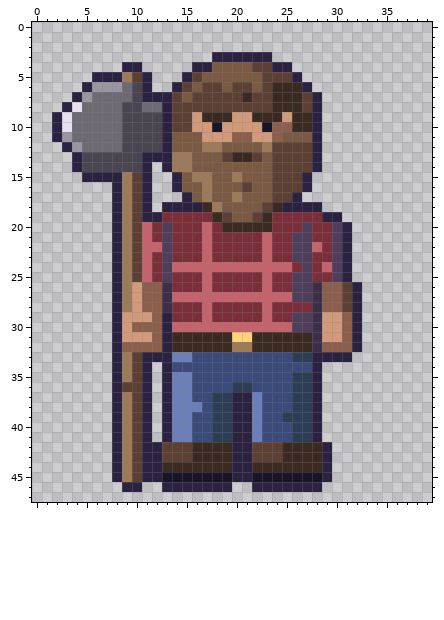
Pixel-art file: Assets/_Project/Art/Characters/Ilhan/Bewohner_Ilhan_Holzfaeller.aseprite. The picture above was drawn from the file before the commit.
40x48 pixels, 1 frame. Colours within 5 levels of each other are drawn and written as one.
Now the later version:
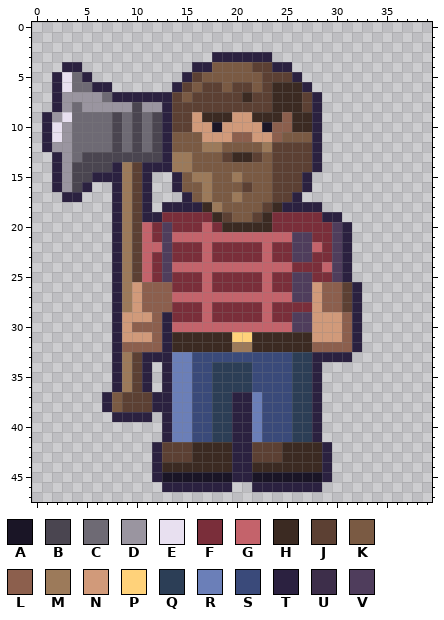
Palette (. is transparent): A #1a1526  B #4a4550  C #6e6a74  D #9a95a0  E #e8e0f0  F #7a2e3a  G #c4636b  H #3b2a22  J #5c4033  K #7a5a43  L #8c5f4d  M #9c7a5a  N #d19a7a  P #ffd27a  Q #2c3e56  R #6b7fb8  S #3a4a7a  T #2b2140  U #3d2e4a  V #4f3d5c
Difference:
@@ x 0..39 @@
  3 ..................TTTTTT................
- 4 .........TT.....TTKKKKJJTT..............
- 5 ......TTTMJT...TJKKKKKKJJJT.............
- 6 .....TDDDCBT..TJKJJKJJKJHHHT............
- 7 ....TDCCCCBTTTJKJJJJJHJJHHHJT...........
- 8 ...TECCCCBBCCTJJJJJJJJJJHHHJT...........
- 9 ..TECCCCCBBBBTJJNHHHNNHHHNHHT...........
-10 ..TECCCCCBBBBTJJNNANNNNALLHHT...........
-11 ..TDCCCCCBBBBTKKKNNNLLNNLKKKT...........
-12 ...TDCCCCBBBBTKKKMMKKKKMJJJJT...........
-13 ....TBBBBBBTTTMMKKKJHHJKJJJJT...........
-14 ....TBBBBBBT.TMMKKKKKKKKJJJJT...........
-15 .....TTTTMJT..TKMMKKMKKKJJJT............
-16 ........TMJT..TKKMKKKJKKJJJT............
-17 ........TMJT...TKMKKMKKKJJT.............
+ 4 ...TT...........TTKKKKJJTT..............
+ 5 ..TECT.........TJKKKKKKJJJT.............
+ 6 ..TECCTT......TJKJJKJJKJHHHT............
+ 7 ..TDDDDCTTTTTTJKJJJJJHJJHHHJT...........
+ 8 ..TDCDDDDDBDDTJJJJJJJJJJHHHJT...........
+ 9 .TDECCCCBCBCBTJJNHHHNNHHHLHHT...........
+10 .TEDCCCCBCBCBTJJNNANNNNALLHHT...........
+11 .TEDCCCCBCBCBTKKKNNNLLNNLKKKT...........
+12 .TDDCCCCBCBCBTKKKMMKKKKMJJJJT...........
+13 ..TDCBBBBBBBBTMMKKKJHHJKJJJJT...........
+14 ..TDBBBBTMJTTTMMKKKKKKKKJJJJT...........
+15 ..TDBBTTTMJT..TKMMKKMKKKJJJT............
+16 ..TDBT..TMJT..TKKMKKKJKKJJJT............
+17 ...TT...TMJT...TKMKKMKKKJJT.............
 18 ........TMJT.TTTTHMKKKKJHTTTT...........
 19 ........TMJTTFFFFFHJKKJHFFFFFTT.........
-20 ........TMJGFVFFFGFHHHHHFFFVFFVT........
-21 ........TMJGFVFFFGFFFFFGFFVVFFVT........
+20 ........TMJGFVFFFGFHHHHHFFFFFFVT........
+21 ........TMJGFVGGGGGGGGGGGGVVFFVT........
 22 ........TMJGGVFFFGFFFFFGFFVVGFVT........
 23 ........TMJGFVFFFGFFFFFGFFVVFFVT........
-24 ........TMJGFVGGGGGGGGGGGGFVFGVT........
+24 ........TMJGFVGGGGGGGGGGGGFFFGVT........
 25 ........TMJGFVFFFGFFFFFGFFVVFFVT........
-26 ........TMNLLUFFFGFFFFFGFFVVULLJT.......
-27 ........TMNLLUGGGGGGGGGGGGVVULLJT.......
-28 ........TMNLLUFFFGFFFFFGFFFFULLJT.......
-29 ........TNNNLTFFFGFFFFFGFFVVUNNLT.......
-30 ........TNLLLTGGGGGGGGGGGGVVUNNLT.......
-31 ........TNNNLTHHHHHHPPHHHHHHUNNLT.......
-32 ........TLLLLTHHHHHHMMHHHHHHULLLT.......
+26 ........TMNLLLFFFGFFFFFGFFVVNLLJT.......
+27 ........TMNLLLGGGGGGGGGGGGVVNLLJT.......
+28 ........TMNLLLFFFGFFFFFGFFFFNLLJT.......
+29 ........TNNNLTFFFGFFFFFGFFVVNNNLT.......
+30 ........TNLLLTGGGGGGGGGGGGVVNNNLT.......
+31 ........TNNNLTHHHHHHPPHHHHHHNNNLT.......
+32 ........TLLLLTHHHHHHMMHHHHHHLLLLT.......
 33 ........TMJTTTRRSSSSSSSSSSQQTTTT........
-34 ........TMJT.TSSSSSSSSSSSSSST...........
-35 ........TMJT.TRRSSSSSSSSSSQQT...........
-36 ........TJJT.TRRSSSSQQSSSSQQT...........
-37 ........TMJT.TRRSSQQTTRSSSQQT...........
-38 ........TMJT.TRRRSQQTTRSSSQQT...........
-39 ........TMJT.TRRSSQQTTRSSQQQT...........
-40 ........TMJT.TRRSSQQTTRSSSQQT...........
-41 ........TMJT.TRRSSQQTTRSSSQQT...........
-42 ........TMJTTJJJHHHHTTJJJHHHHT..........
-43 ........TMJTTJJJHHHHTTJJJHHHHT..........
-44 ........TMJTTHHHHHHHTTHHHHHHHT..........
-45 ........TMJTTAAAAAAATTAAAAAAAT..........
-46 .........TT..TTTTTTT..TTTTTTT...........
+34 ........TMJT.TRRSSQQQQSSSSQQT...........
+35 ........TMJT.TRRSSQQQQSSSSQQT...........
+36 ........TMJT.TRRSSQQQQSSSSQQT...........
+37 .......TKJJJTTRRSSQQTTRSSSQQT...........
+38 .......TKJJJTTRRSSQQTTRSSSQQT...........
+39 ........TTTT.TRRSSQQTTRSSSQQT...........
+40 .............TRRSSQQTTRSSSQQT...........
+41 .............TRRSSQQTTRSSSQQT...........
+42 ............TJJJHHHHTTJJJHHHHT..........
+43 ............TJJJHHHHTTJJJHHHHT..........
+44 ............THHHHHHHTTHHHHHHHT..........
+45 ............TAAAAAAATTAAAAAAAT..........
+46 .............TTTTTTT..TTTTTTT...........
 47 ........................................
Changed places in both pictures, as pixel boxes (x1, y1, x2, y2):
changed: (42, 62, 162, 202)
changed: (282, 112, 292, 122)
changed: (102, 222, 322, 492)
